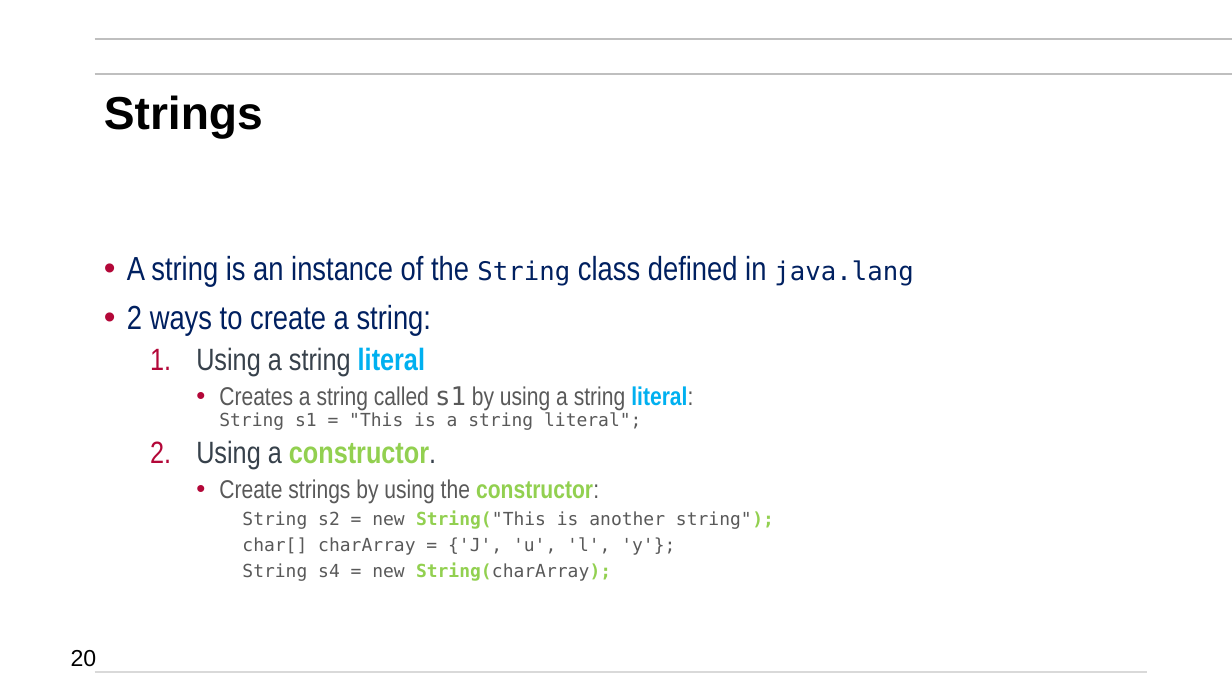
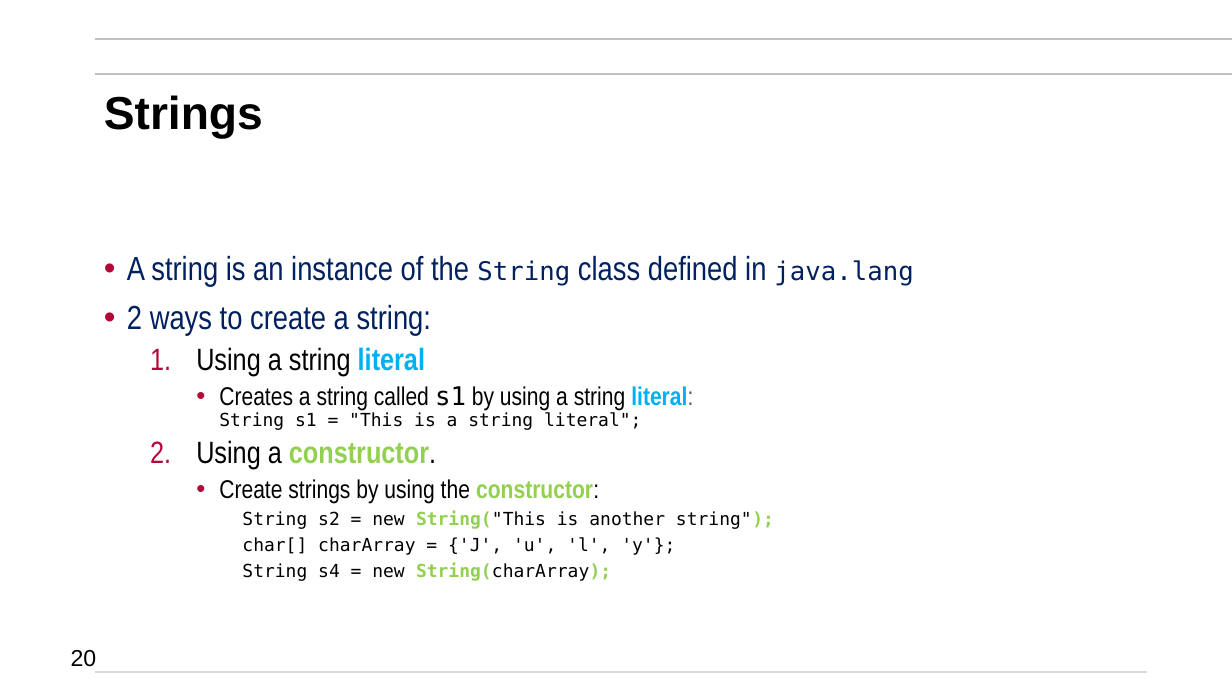
Before and after one commit to mikegrace2/CSEN160-Fall2026-Course-Website, a slide deck: slide 20 of lectures/Week01_JavaRefresher/3_JavaRefresher_V4.pptx. Drawn at 1232x693 pixels with LibreOffice and Linux fonts; fonts in the diff are those of the drawing; background and template pictures are left out. Boxes give left, top, right and bottom in pixels: in the first picture for what was removed or moved away, otherwise in the second. Text is boxed around its words. In the diff, an @@ line names an element or a change of style, - is before the commit and + after.

Commit message:
Only style updates

```diff
--- a/lectures/Week01_JavaRefresher/3_JavaRefresher_V4.pptx
+++ b/lectures/Week01_JavaRefresher/3_JavaRefresher_V4.pptx
@@ text at (x1=196, y1=347, x2=774, y2=581): text colour #37414B to #000000 in "Using a string", "Using a constructor."; text colour #595959 to #000000 in "Creates a string called s1 by using ...", "Create strings by using the constructor:", "String s2 = new String("This is another ...", "char[] charArray = {'J', 'u', 'l', 'y'};" and 1 more places @@
```
Also in this commit, not shown: 9 other slides changed.
